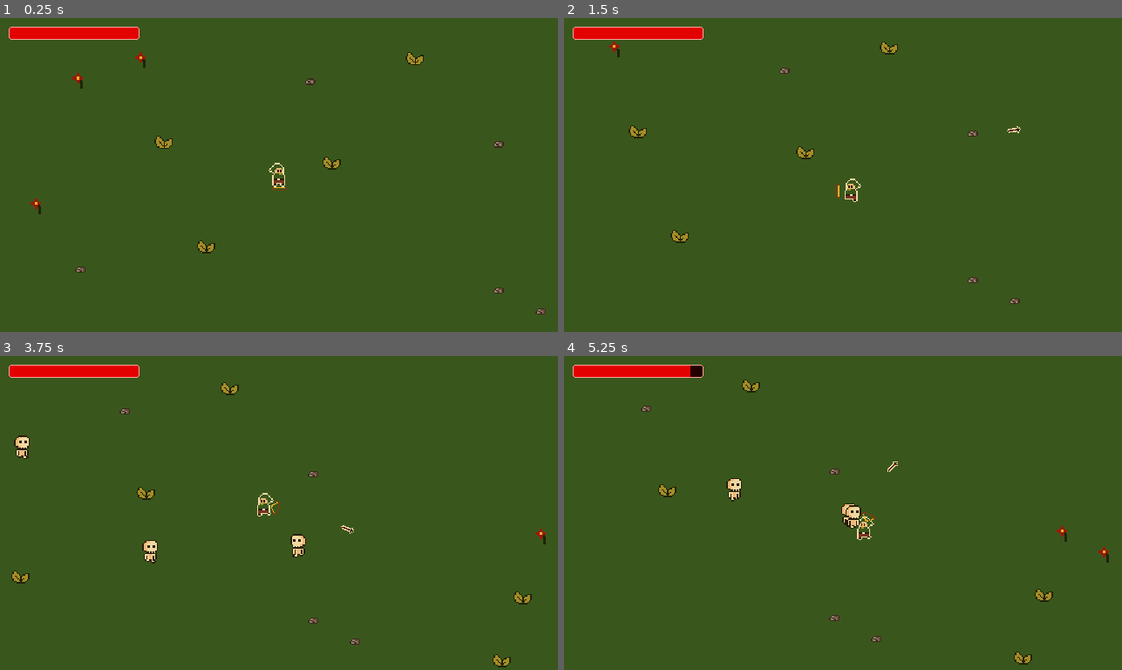
Above: before the commit, frames 1-4 (two rows, left to right).
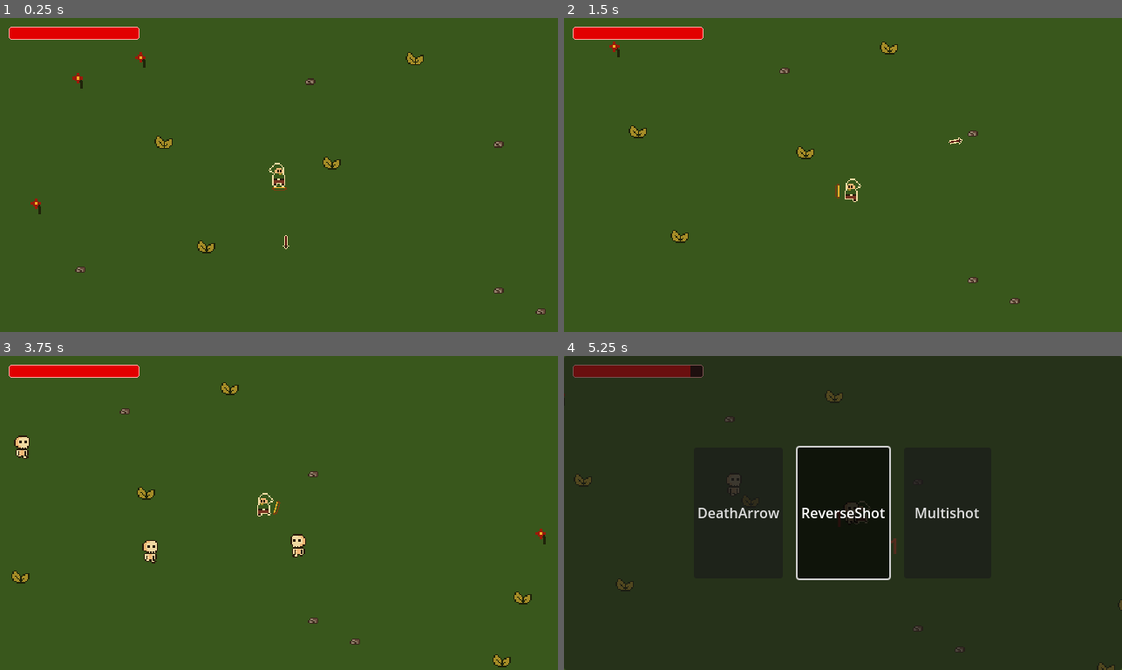
Above: after the commit, the same moments.

Repository: danilomacb/RAMter
Game: Godot game, scene res://Scenes/Game.tscn
The game is run twice, just before and just after one commit, with the same random seed, the same clock (stepped at 60 frames per second) and the same inputs.
Inputs (mouse positions are in pixels of both pictures, inside the frame that each line leads up to):
- Up to frame 1 (0.25 s): no input
- Up to frame 2 (1.5 s): move the mouse to (965, 159) at 0.52 s; press the mouse at (965, 159) at 0.53 s; hold Right (MoveRight) 0.53-1.28 s; move the mouse to (731, 190) at 1.27 s; release the mouse at (731, 190) at 1.28 s; hold Down (MoveDown) from 1.28 s (still down); click (731, 190) at 1.35 s
- Up to frame 3 (3.75 s): move the mouse to (334, 443) at 2.02 s; release Down (MoveDown) at 2.03 s; press the mouse at (334, 443) at 2.03 s; hold Right (MoveRight) 2.03-2.78 s; move the mouse to (251, 575) at 2.77 s; release the mouse at (251, 575) at 2.78 s; hold Up (MoveUp) 2.78-3.53 s; click (251, 575) at 2.85 s; move the mouse to (446, 560) at 3.52 s; press the mouse at (446, 560) at 3.53 s; hold Left (MoveLeft) from 3.53 s (still down)
- Up to frame 4 (5.25 s): move the mouse to (675, 465) at 4.27 s; release the mouse at (675, 465) at 4.28 s; click (675, 465) at 4.35 s; move the mouse to (870, 513) at 5.02 s; release Left (MoveLeft) at 5.03 s; press the mouse at (870, 513) at 5.03 s; hold Down (MoveDown) from 5.03 s (still down)

The runs differ from the first frame. In frame 1, less than 0.1% of the frame differs, in the area x 50-52%, y 69-74%; in frame 2, less than 0.1%; in frame 3, less than 0.1%; in frame 4, 99%, in the area x 0-100%, y 0-100%.

Commit message:
auto shoot implemented

Diff:
--- a/Scripts/PlayerController.gd
+++ b/Scripts/PlayerController.gd
@@ -34,7 +34,7 @@
 	move_and_slide()
 
 func Shoot():
-	if Input.is_action_pressed("Shoot") && canShoot:
+	if canShoot:
 		canShoot = false
 
 		timer.wait_time = 1 - Globals.UpgradeAttackSpeedCounter * 0.1
--- a/project.godot
+++ b/project.godot
@@ -51,11 +51,6 @@
 , Object(InputEventKey,"resource_local_to_scene":false,"resource_name":"","device":-1,"window_id":0,"alt_pressed":false,"shift_pressed":false,"ctrl_pressed":false,"meta_pressed":false,"pressed":false,"keycode":0,"physical_keycode":83,"key_label":0,"unicode":115,"echo":false,"script":null)
 ]
 }
-Shoot={
-"deadzone": 0.5,
-"events": [Object(InputEventMouseButton,"resource_local_to_scene":false,"resource_name":"","device":-1,"window_id":0,"alt_pressed":false,"shift_pressed":false,"ctrl_pressed":false,"meta_pressed":false,"button_mask":1,"position":Vector2(101, 11),"global_position":Vector2(104, 43),"factor":1.0,"button_index":1,"canceled":false,"pressed":true,"double_click":false,"script":null)
-]
-}
 
 [layer_names]
 
